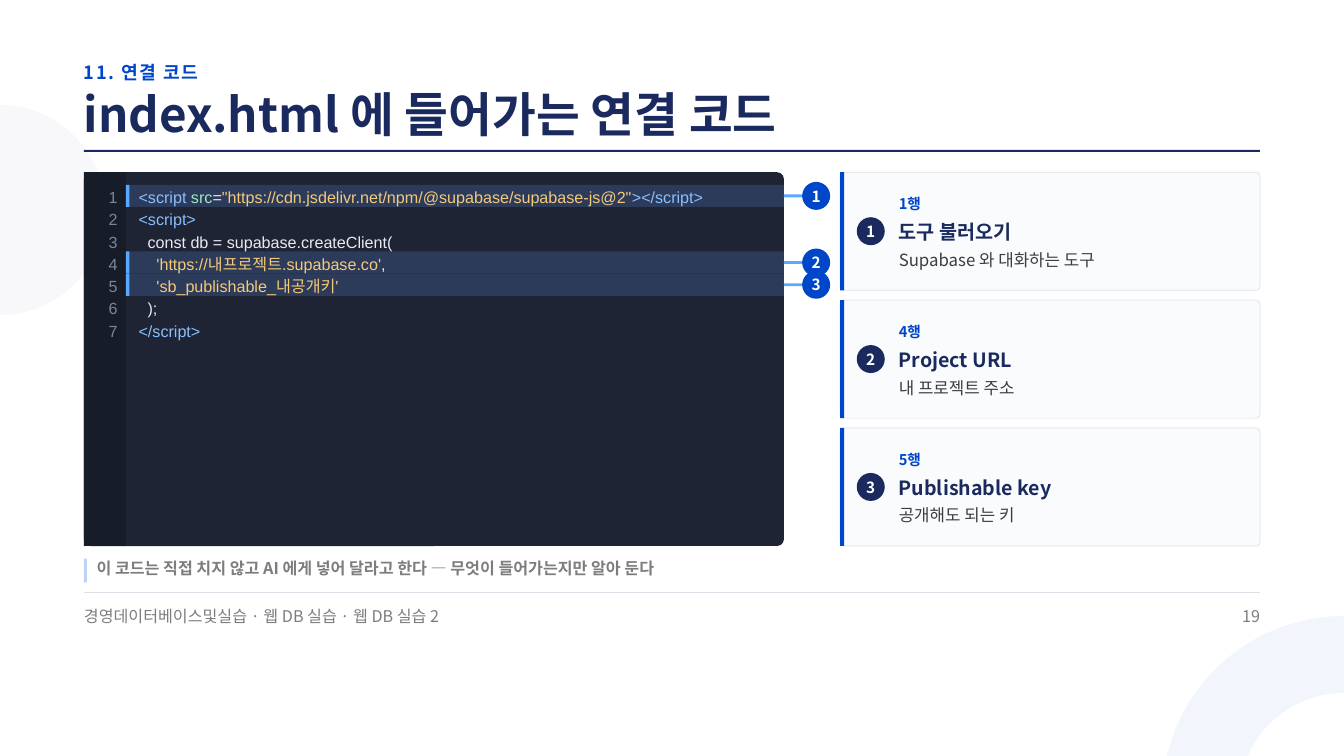
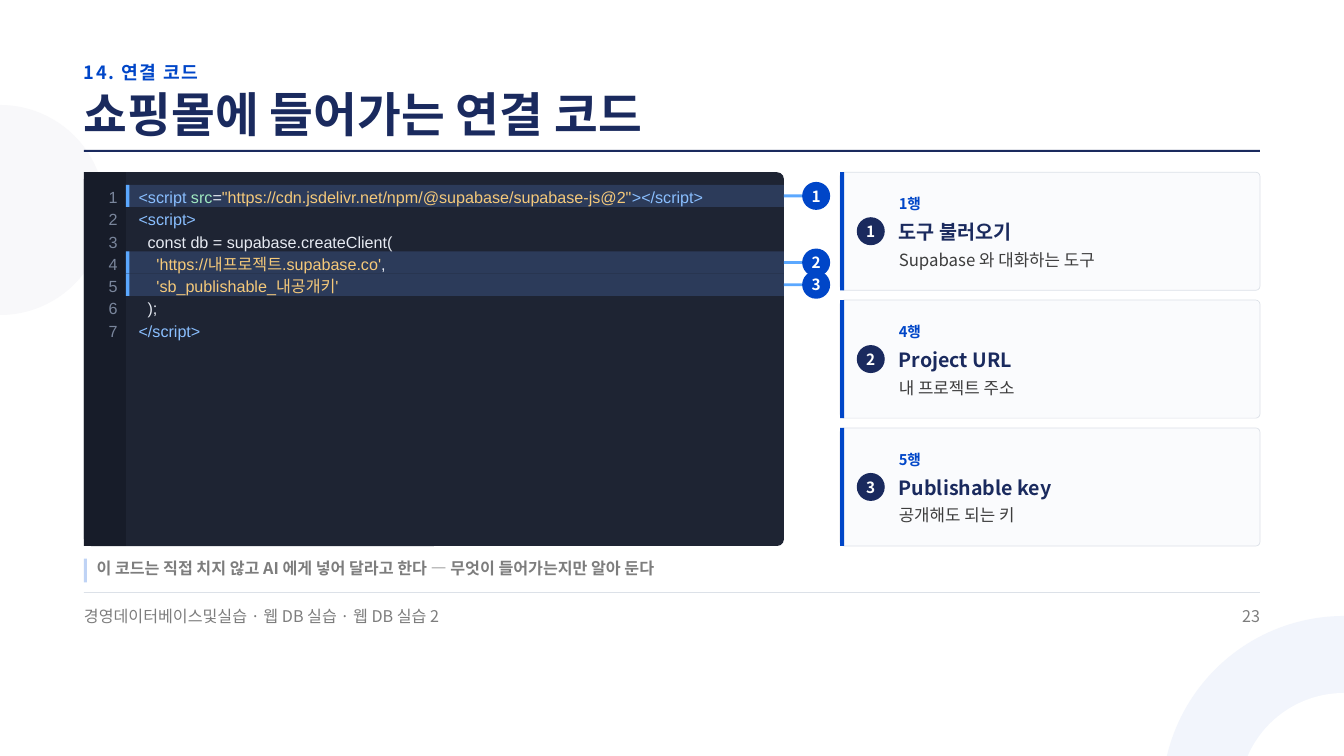
Before and after one commit to jungaistar/materials, a slide deck: slide 23 of koreatech-db/webdb/웹DB실습2_Supabase로_쇼핑몰에_DB_연결하기.pptx (slide 19 before the commit). Drawn at 1344x756 pixels with LibreOffice and Linux fonts; fonts in the diff are those of the drawing. Boxes give left, top, right and bottom in pixels: in the first picture for what was removed or moved away, otherwise in the second. Text is boxed around its words. In the diff, an @@ line names an element or a change of style, - is before the commit and + after.

Commit message:
koreatech-db 웹 DB 실습 강의안(그림 · 프롬프트 · 웹 구조 보강): 웹DB실습2_Supabase로_쇼핑몰에_DB_연결하기.pptx

```diff
--- a/koreatech-db/webdb/웹DB실습2_Supabase로_쇼핑몰에_DB_연결하기.pptx
+++ b/koreatech-db/webdb/웹DB실습2_Supabase로_쇼핑몰에_DB_연결하기.pptx
@@ text at [84,63,199,81]: text changed @@
-11. 연결 코드
+14. 연결 코드
@@ text at [84,92,642,137]: text changed @@
-index.html 에 들어가는 연결 코드
+쇼핑몰에 들어가는 연결 코드
@@ text at [1242,610,1260,622]: text changed @@
-19
+23
```
Also in this commit, not shown: 29 other slides changed, 5 slides added.
